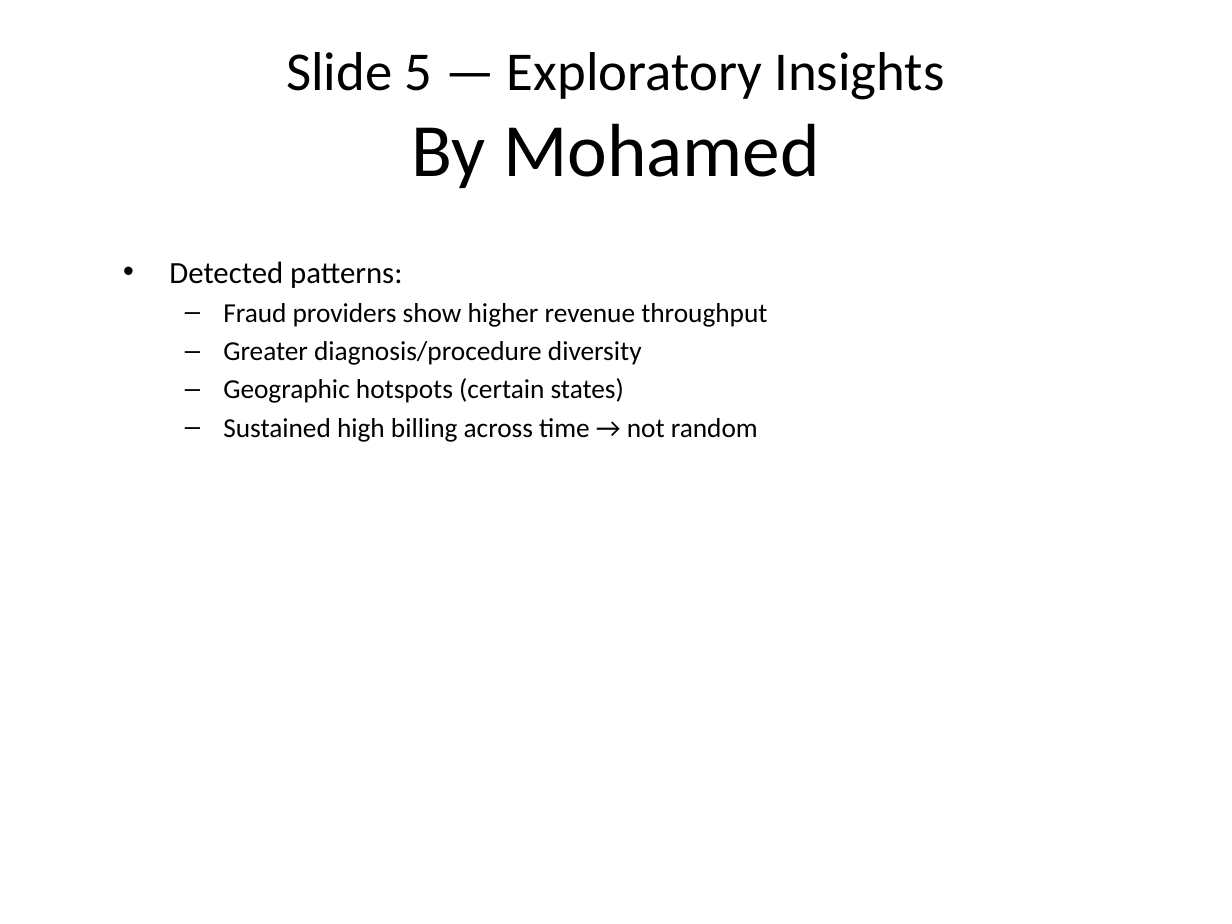
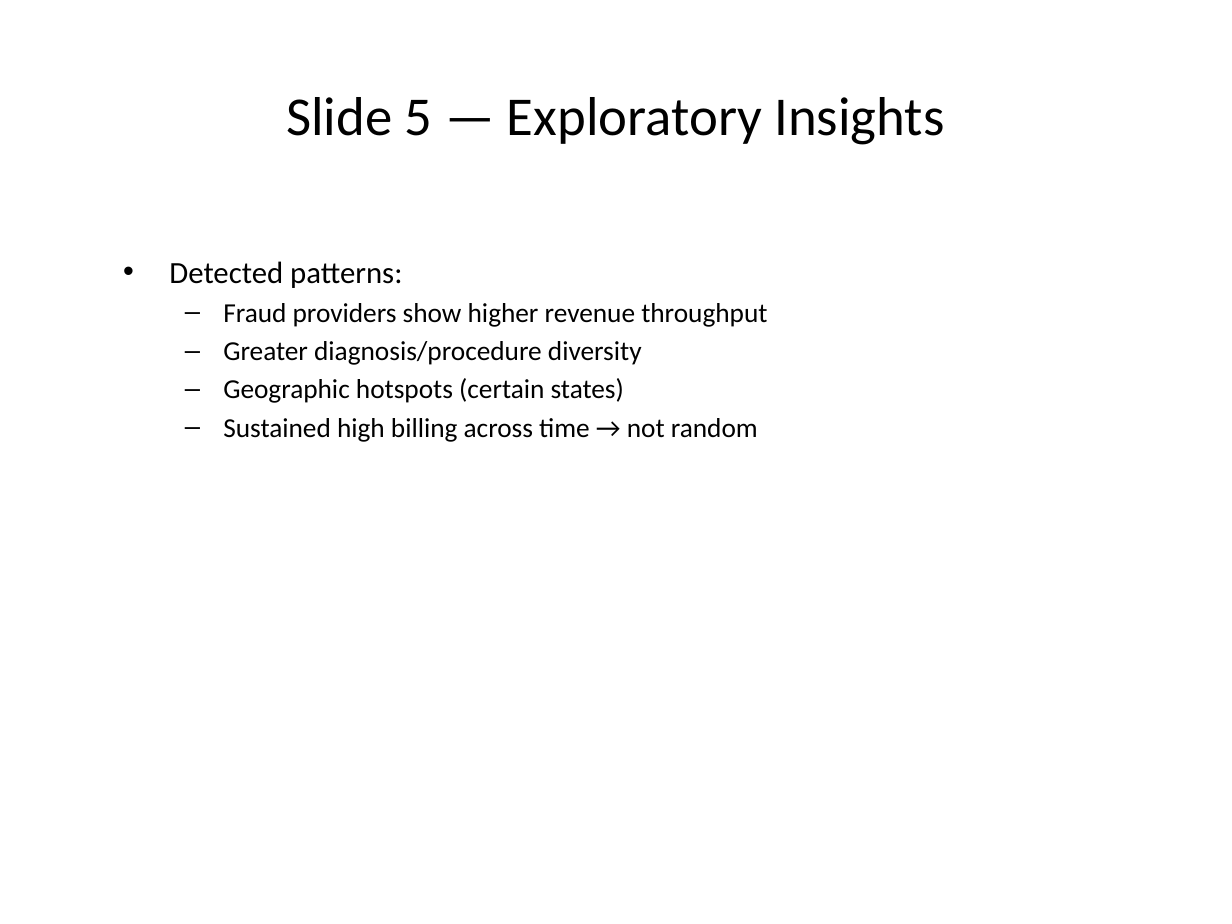
Before and after one commit to mohamedosamaa428/fraud_detection_project, a slide deck: slide 6 of reports/presentation.pptx. Drawn at 1232x924 pixels with LibreOffice and Linux fonts; fonts in the diff are those of the drawing. Boxes give left, top, right and bottom in pixels: in the first picture for what was removed or moved away, otherwise in the second. Text is boxed around its words. In the diff, an @@ line names an element or a change of style, - is before the commit and + after.

```diff
--- a/reports/presentation.pptx
+++ b/reports/presentation.pptx
@@ title at (412, 123, 820, 188): paragraph removed @@
-By Mohamed
```
Also in this commit, not shown: 11 other slides changed, 1 other file.
